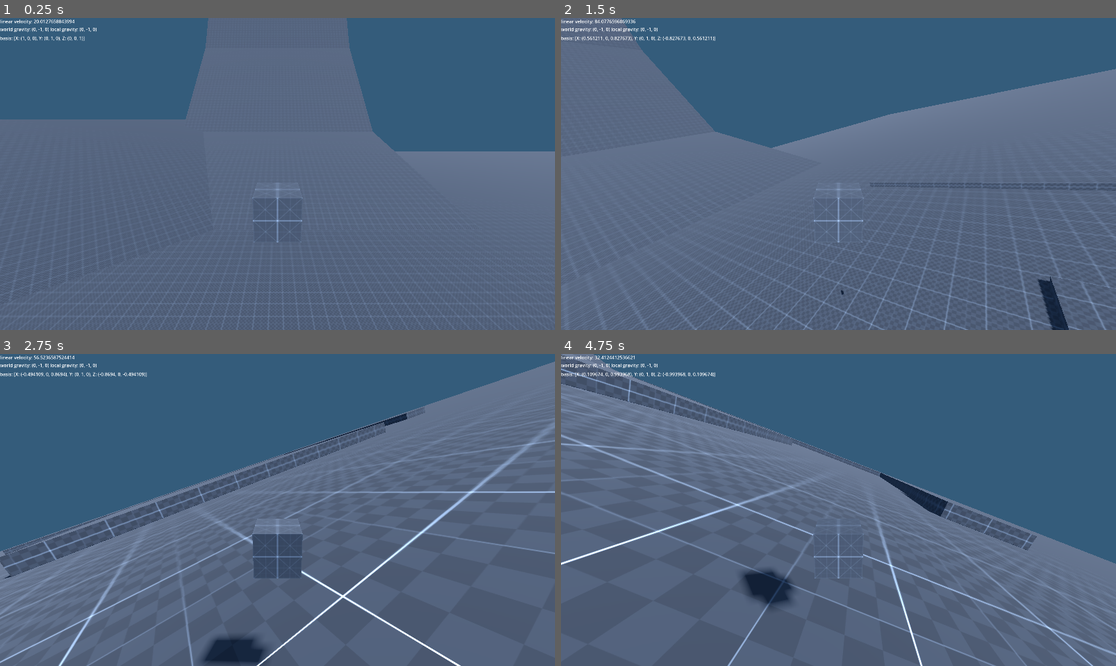
Above: before the commit, frames 1-4 (two rows, left to right).
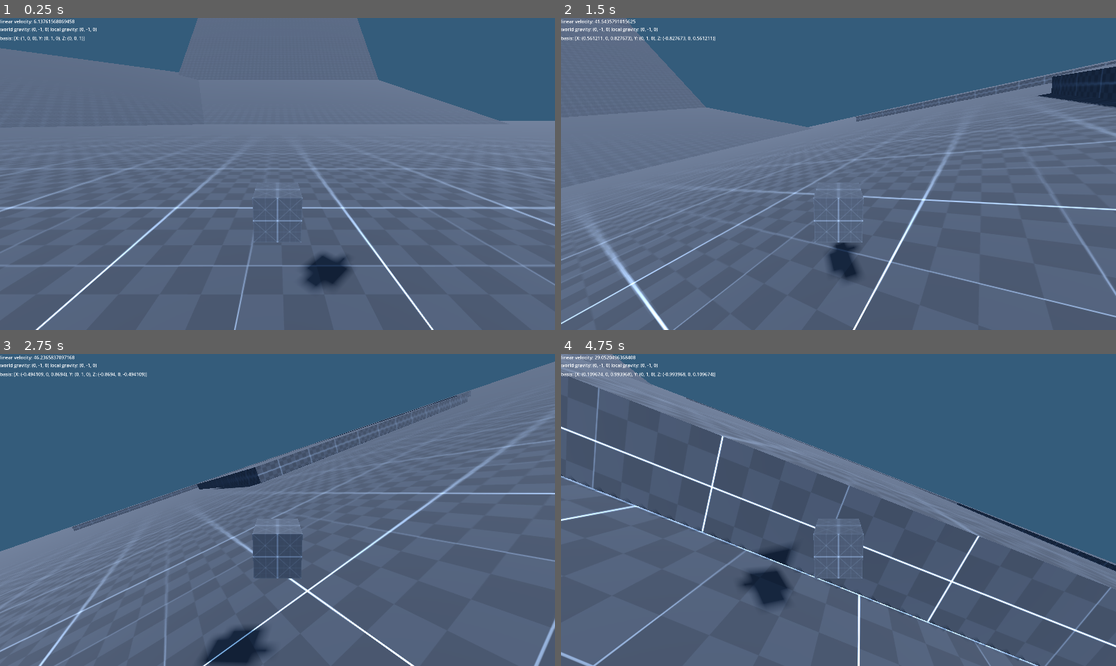
Above: after the commit, the same moments.

Repository: CactusHertz/car-test
Game: Godot game, scene res://level.tscn
Same seed, same stepped clock (60 frames per second), same inputs: the game is played once before the commit and once after it.
Inputs:
- Up to frame 1 (0.25 s): no input
- Up to frame 2 (1.5 s): hold D (move_right) 0.53-1.28 s; tap Space (boost) at 0.6, 1.35 s; hold S (move_back) from 1.28 s (still down)
- Up to frame 3 (2.75 s): release S (move_back) at 2.03 s; hold D (move_right) from 2.03 s (still down); tap Space (boost) at 2.1 s
- Up to frame 4 (4.75 s): release D (move_right) at 2.78 s; hold W (move_forward) 2.78-3.53 s; tap Space (boost) at 2.85, 3.6, 4.35 s; hold A (move_left) from 3.53 s (still down)

The runs differ from the first frame. In frame 1, 17% of the frame differs, in the area x 0-100%, y 0-100%; in frame 2, 9.2%; in frame 3, 8.6%; in frame 4, 21%.

Commit message:
Add respawn

Diff:
--- a/Car_rb.gd
+++ b/Car_rb.gd
@@ -29,6 +29,13 @@
 var curr_direction := Vector3.BACK
 var target_direction := Vector3.BACK
 
+var spawn_location := Vector3(0, 5, 0)
+var max_depth := -30.0
+
+func _process(delta) -> void:
+	if position.y < max_depth:
+		position = spawn_location
+		linear_velocity = Vector3.ZERO
 
 # state.step = delta
 func _integrate_forces(state) -> void:
--- a/level.tscn
+++ b/level.tscn
@@ -40,6 +40,9 @@
 transform = Transform3D(0.707107, 0.5, -0.5, 0, 0.707107, 0.707107, 0.707107, -0.5, 0.5, 0, 0, 0)
 shadow_enabled = true
 directional_shadow_mode = 0
+
+[node name="Car" parent="." instance=ExtResource("2_xqhmb")]
+transform = Transform3D(1, 0, 0, 0, 1, 0, 0, 0, 1, 0, 5, 1)
 
 [node name="Floors" type="Node3D" parent="."]
 
@@ -164,9 +167,6 @@
 [node name="CollisionShape3D" type="CollisionShape3D" parent="Floors/Floor3/StaticBody3D"]
 shape = SubResource("ConcavePolygonShape3D_qga2g")
 
-[node name="Car" parent="." instance=ExtResource("2_xqhmb")]
-transform = Transform3D(1, 0, 0, 0, 1, 0, 0, 0, 1, 0, 130.68, -1)
-
 [node name="CSGBox3D" type="CSGBox3D" parent="."]
 transform = Transform3D(1, 0, 0, 0, 1, 0, 0, 0, 1, 11.4203, 2.01743, 77)
 material_override = SubResource("StandardMaterial3D_7a4j5")
